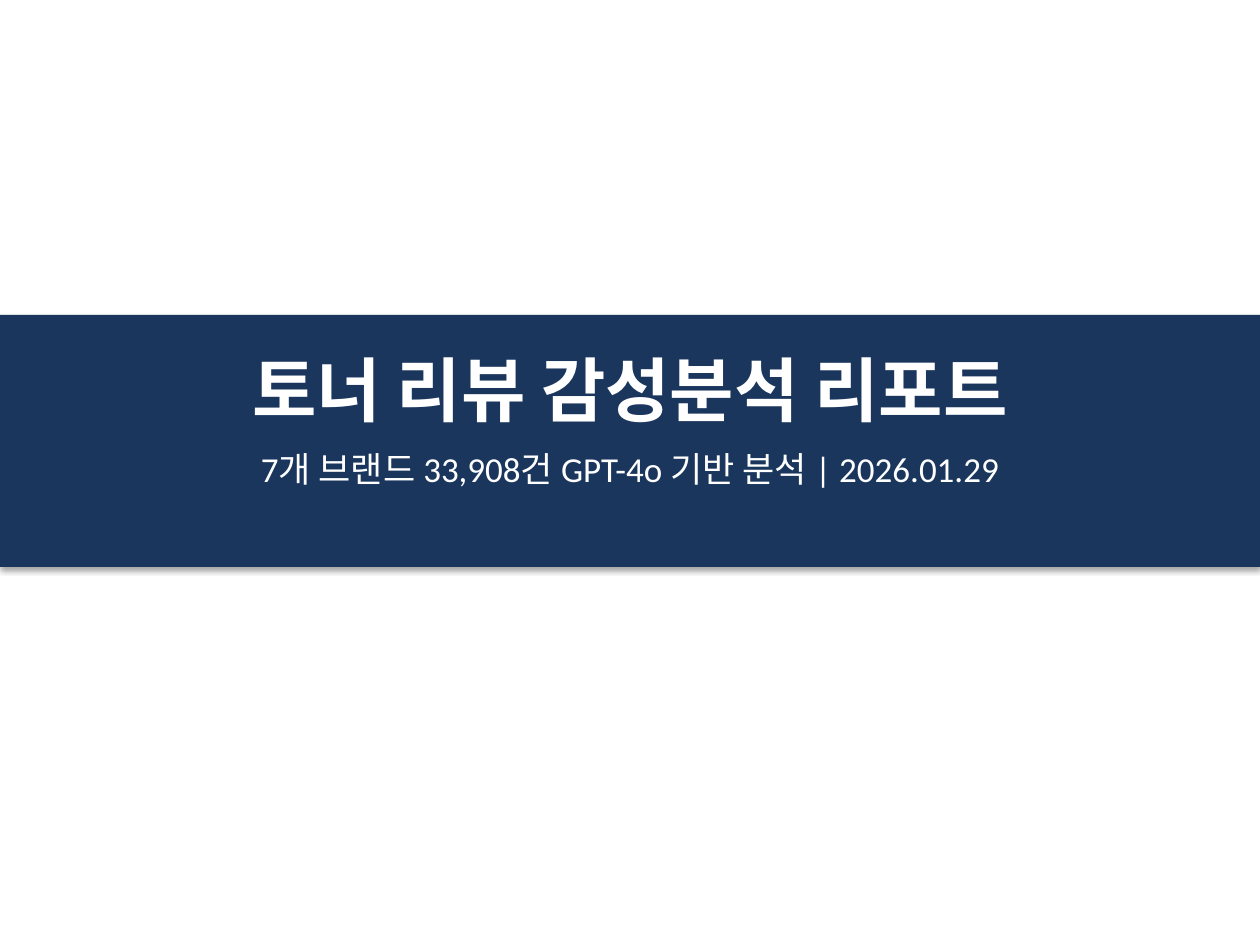
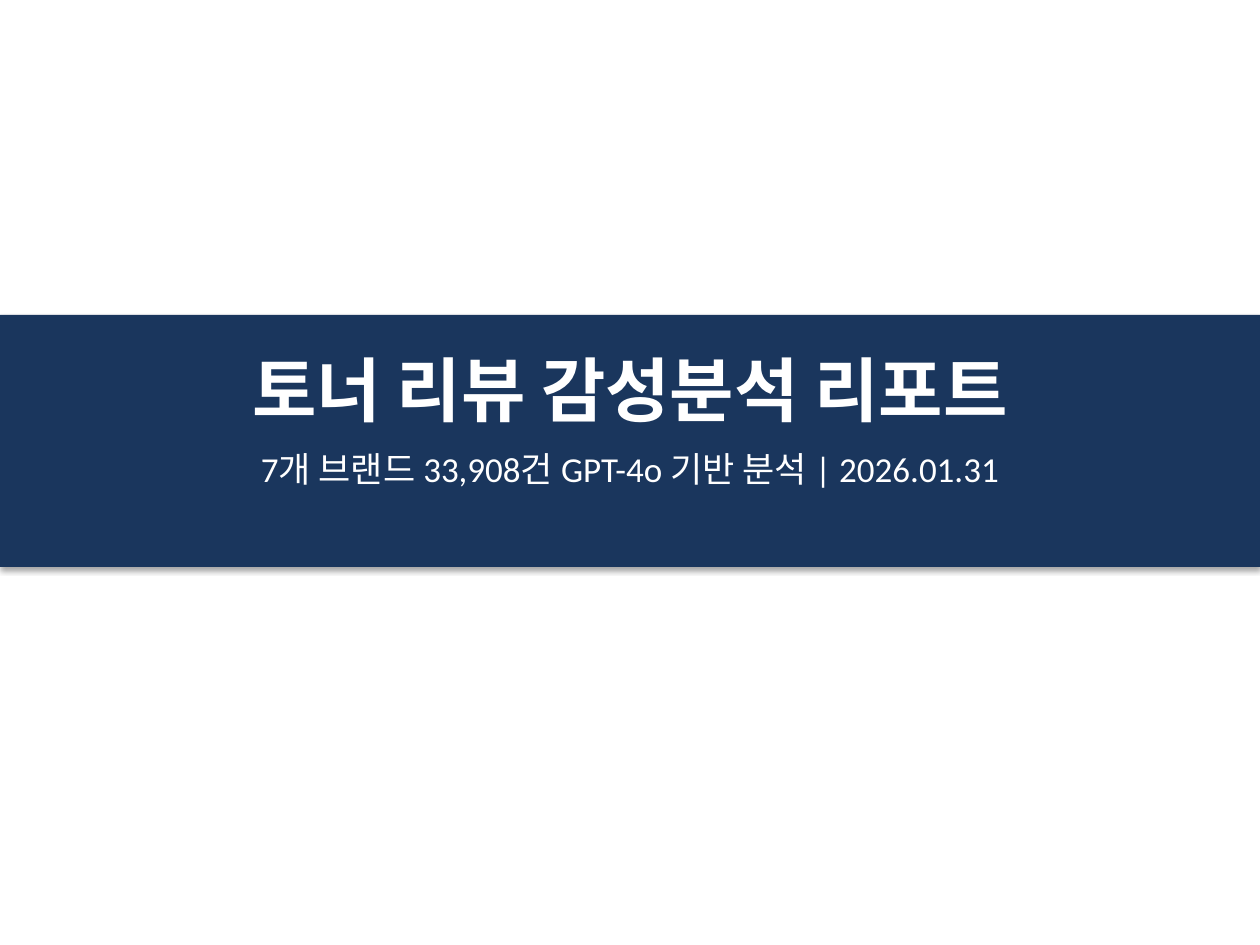
Before and after one commit to leeyoonsun53/review_analysis, a slide deck: slide 1 of output/토너_리뷰분석_리포트.pptx. Drawn at 1260x945 pixels with LibreOffice and Linux fonts; fonts in the diff are those of the drawing. Boxes give left, top, right and bottom in pixels: in the first picture for what was removed or moved away, otherwise in the second. Text is boxed around its words. In the diff, an @@ line names an element or a change of style, - is before the commit and + after.

```diff
--- a/output/토너_리뷰분석_리포트.pptx
+++ b/output/토너_리뷰분석_리포트.pptx
@@ text at (261,453,999,487): text changed @@
-7개 브랜드 33,908건 GPT-4o 기반 분석 | 2026.01.29
+7개 브랜드 33,908건 GPT-4o 기반 분석 | 2026.01.31
```
Also in this commit, not shown: 3 other slides changed, 8 slides added, 1 other file.
